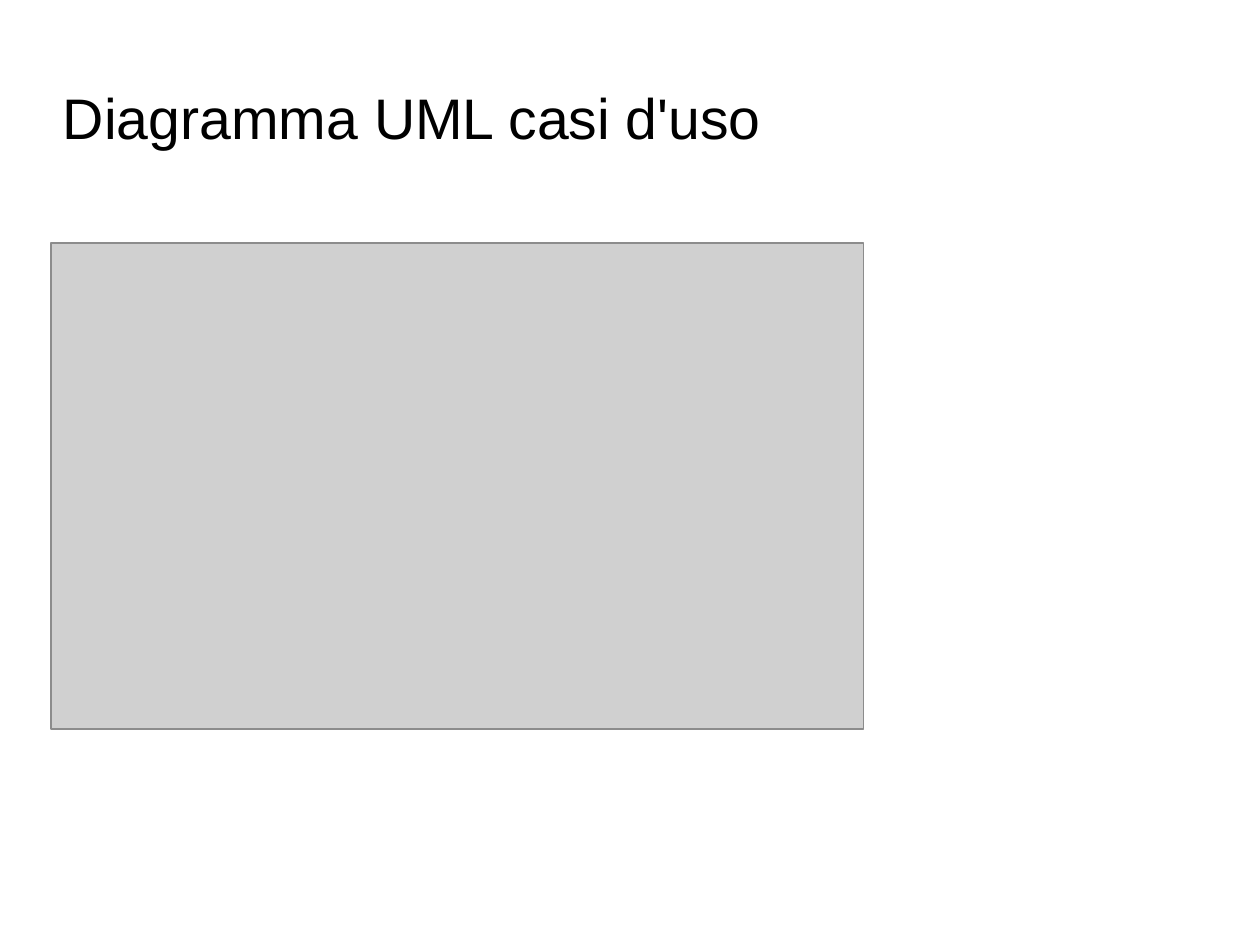
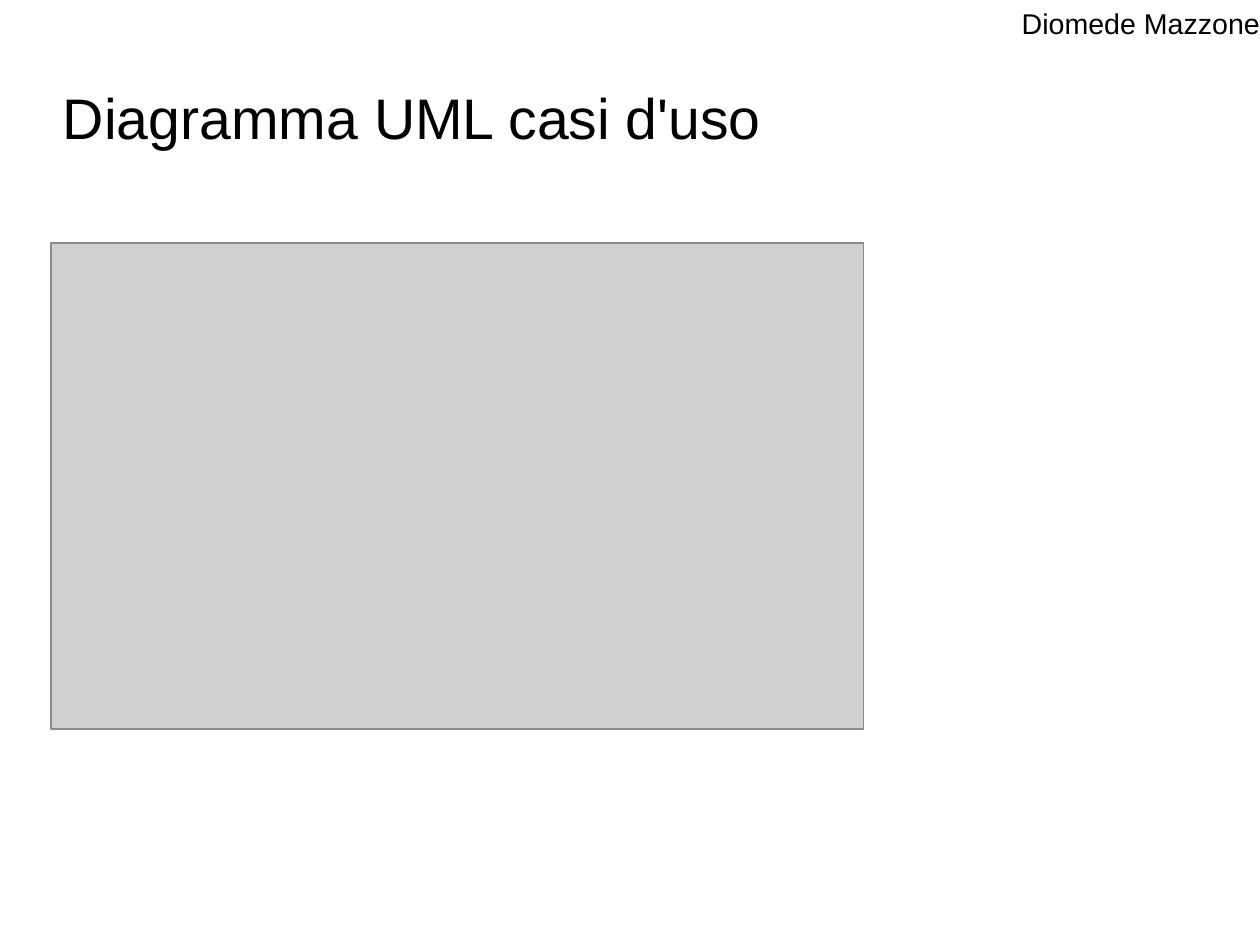
Before and after one commit to doceo/Eliot, a slide deck: slide 12 of Presentazione_Eliot 1.0.odp. Drawn at 1260x945 pixels with LibreOffice and Linux fonts; fonts in the diff are those of the drawing; grey boxes stand for pictures; background and template pictures are left out. Boxes give left, top, right and bottom in pixels: in the first picture for what was removed or moved away, otherwise in the second. Text is boxed around its words. In the diff, an @@ line names an element or a change of style, - is before the commit and + after.

```diff
--- a/Presentazione_Eliot 1.0.odp
+++ b/Presentazione_Eliot 1.0.odp
@@ text added at [1022,13,1260,35], 18 pt, text #000000 @@
+Diomede Mazzone
```
Also in this commit, not shown: 6 other slides changed, 1 slide added, 1 slide removed, 2 other files.
